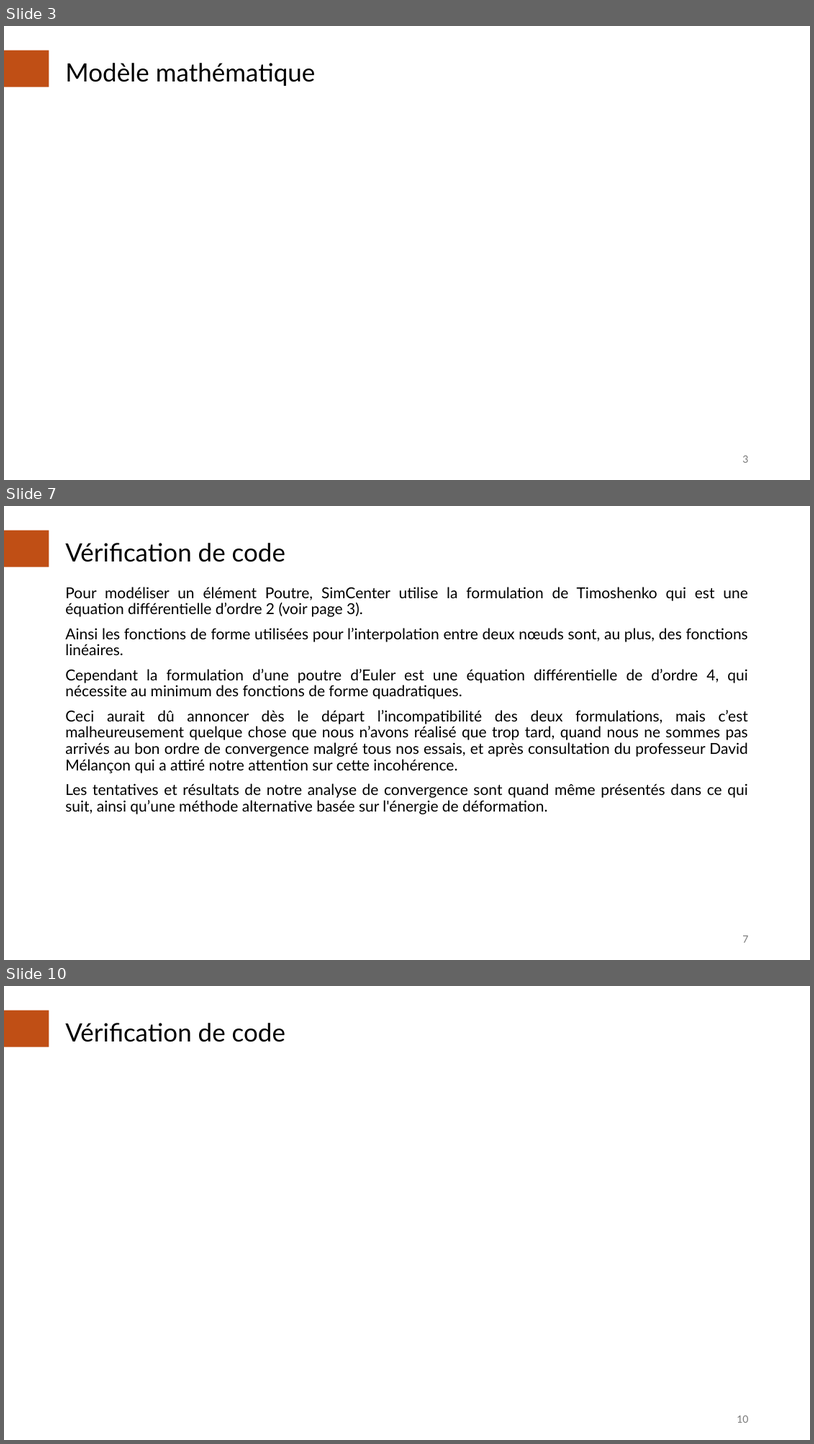
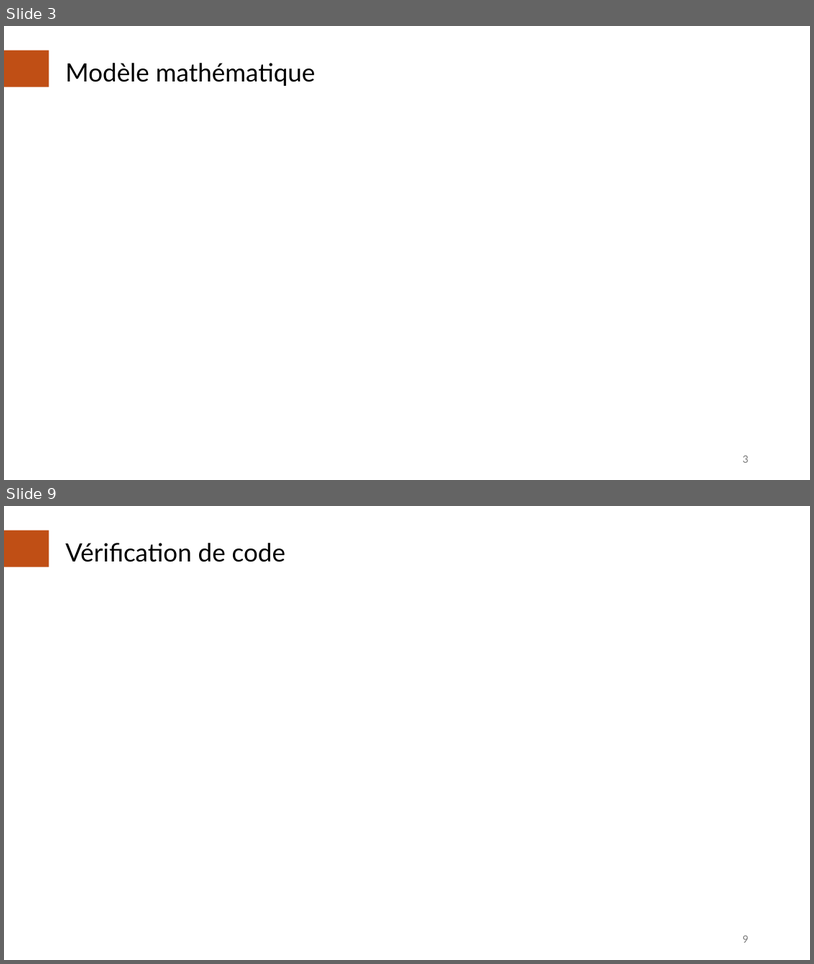
Before and after one commit to AcileSf/MEC8211ProjetFinal, a slide deck: Presentation_Projet.pptx. Shown one above the other, each under a label of ours: slides 3, 7 and 10 before the commit, slides 3 and 9 after it; the slides between them are not shown. The pictures are 814x1444 and 814x964 pixels, drawn with LibreOffice and Linux fonts; fonts in the diff are those of the drawing; grey boxes stand for pictures. Boxes give left, top, right and bottom in pixels: in the first picture for what was removed or moved away, otherwise in the second. Text is boxed around its words. In the diff, an @@ line names an element or a change of style, - is before the commit and + after.

```diff
--- a/Presentation_Projet.pptx
+++ b/Presentation_Projet.pptx
@@ slide 7 removed at box(4, 506, 810, 960), background #FFFFFF @@
@@ rectangle removed at box(4, 530, 49, 567) @@
@@ title removed at box(65, 543, 286, 562) @@
-Vérification de code
@@ text removed at box(65, 587, 748, 814) @@
-Pour modéliser un élément Poutre, SimCenter utilise la formulation de Timoshenko qui est une équation différentielle d’ordre 2 (voir page 3).
-Ainsi les fonctions de forme utilisées pour l’interpolation entre deux nœuds sont, au plus, des fonctions linéaires.
-Cependant la formulation d’une poutre d’Euler est une équation différentielle de d’ordre 4, qui nécessite au minimum des fonctions de forme quadratiques.
-Ceci aurait dû annoncer dès le départ l’incompatibilité des deux formulations, mais c’est malheureusement quelque chose que nous n’avons réalisé que trop tard, quand nous ne sommes pas arrivés au bon ordre de convergence malgré tous nos essais, et après consultation du professeur David Mélançon qui a attiré notre attention sur cette incohérence.
-Les tentatives et résultats de notre analyse de convergence sont quand même présentés dans ce qui suit, ainsi qu’une méthode alternative basée sur l'énergie de déformation.
@@ page number removed at box(743, 935, 748, 942) @@
-7
@@ what was slide 10 is now slide 9 @@
@@ page number at box(743, 935, 748, 942): text changed @@
-10
+9
```
Also in this commit, not shown: 10 slides changed.
